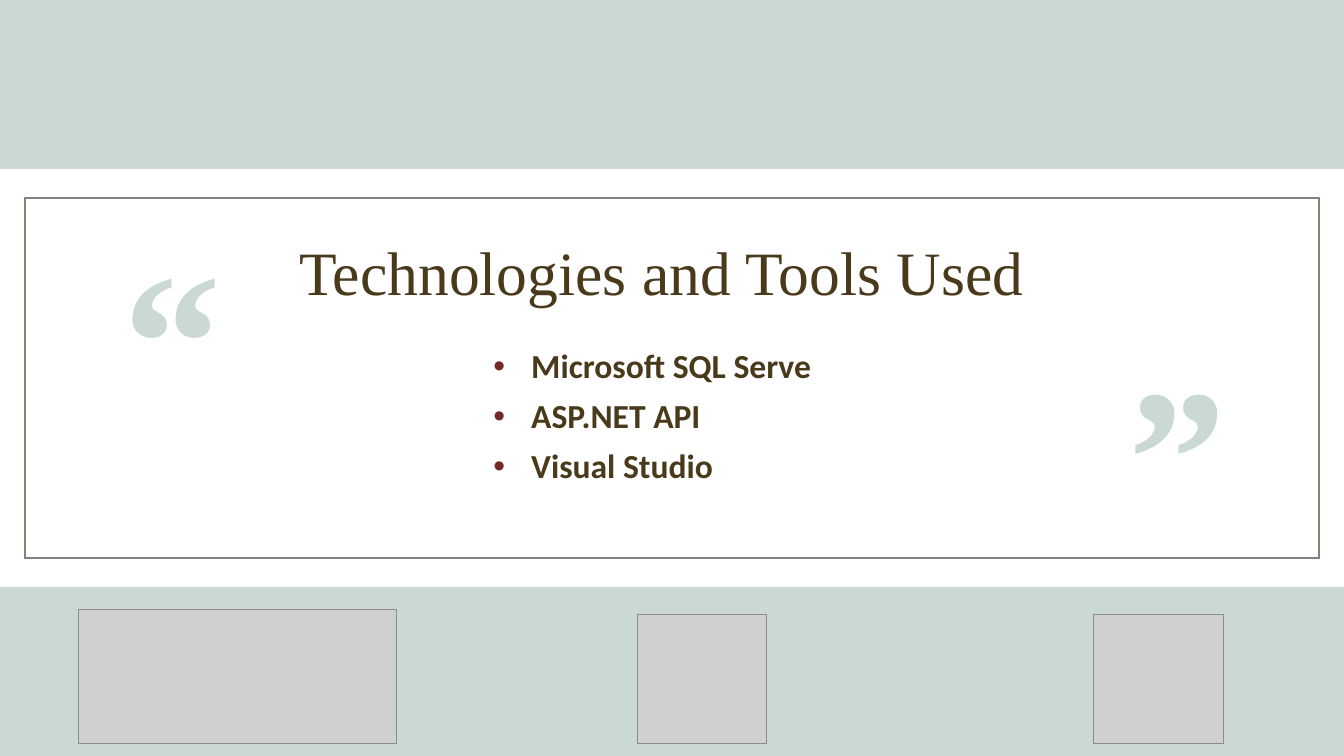
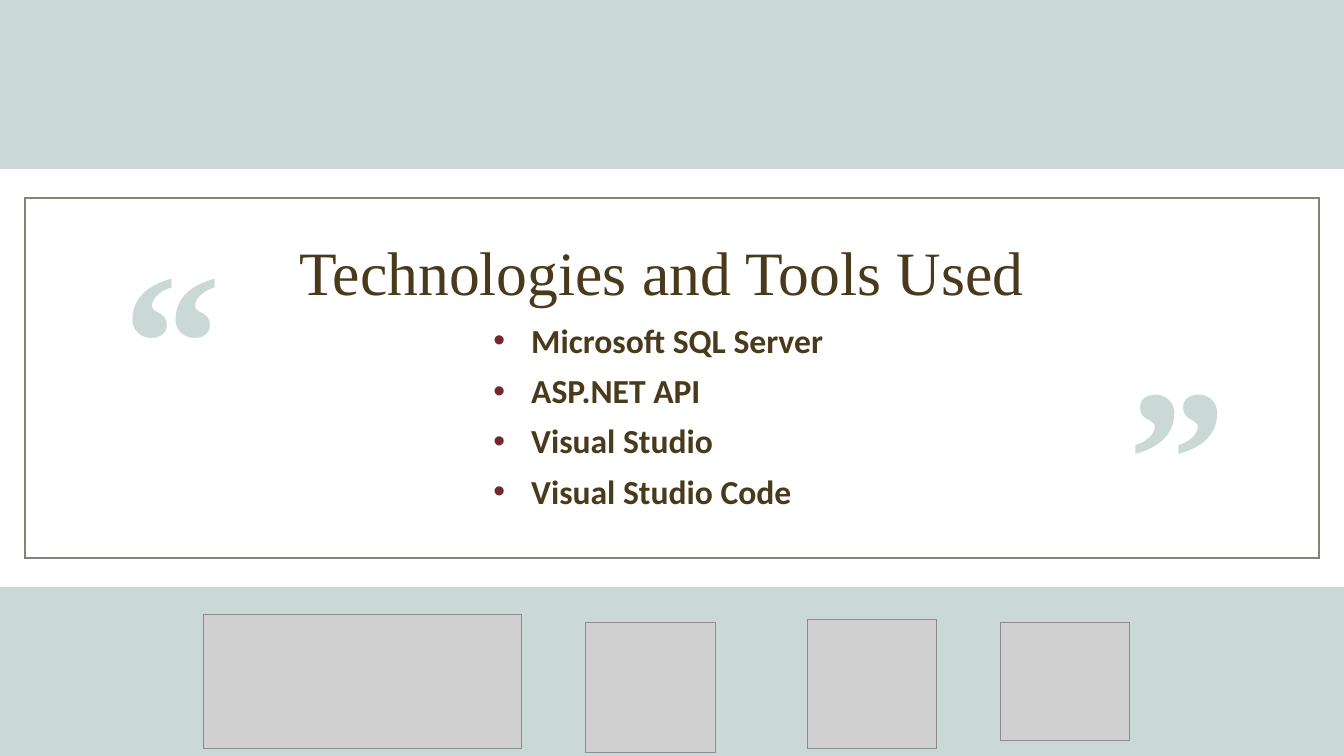
Before and after one commit to vineeladevoloper/casestudy-tweetIT, a slide deck: slide 13 of TWEET IT.pptx. Drawn at 1344x756 pixels with LibreOffice and Linux fonts; fonts in the diff are those of the drawing; grey boxes stand for pictures; background and template pictures are left out. Boxes give left, top, right and bottom in pixels: in the first picture for what was removed or moved away, otherwise in the second. Text is boxed around its words. In the diff, an @@ line names an element or a change of style, - is before the commit and + after.

```diff
--- a/TWEET IT.pptx
+++ b/TWEET IT.pptx
@@ text at [531,329,823,358]: text changed @@
-• Microsoft SQL Serve
+• Microsoft SQL Server
@@ text at [531,480,792,505]: paragraph added @@
+• Visual Studio Code
@@ picture: place and size @@
-picture at [79,609,396,743]
+picture at [204,615,521,749]
@@ picture: place and size @@
-picture at [637,614,766,743]
+picture at [586,623,715,752]
@@ picture: place and size @@
-picture at [1094,614,1223,743]
+picture at [808,620,937,749]
@@ picture added at [1000,623,1129,741] @@
```
Also in this commit, not shown: 3 other slides changed.
